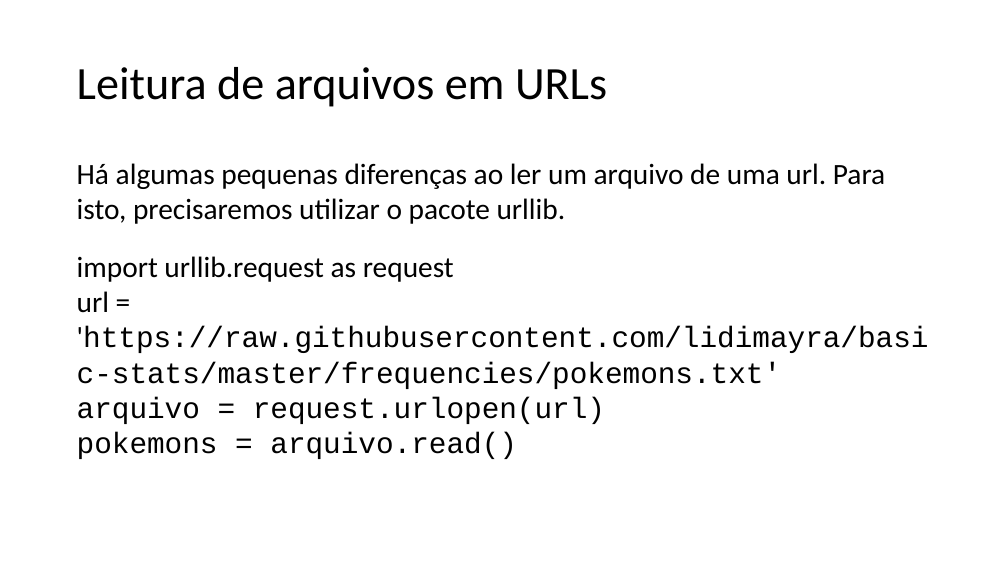
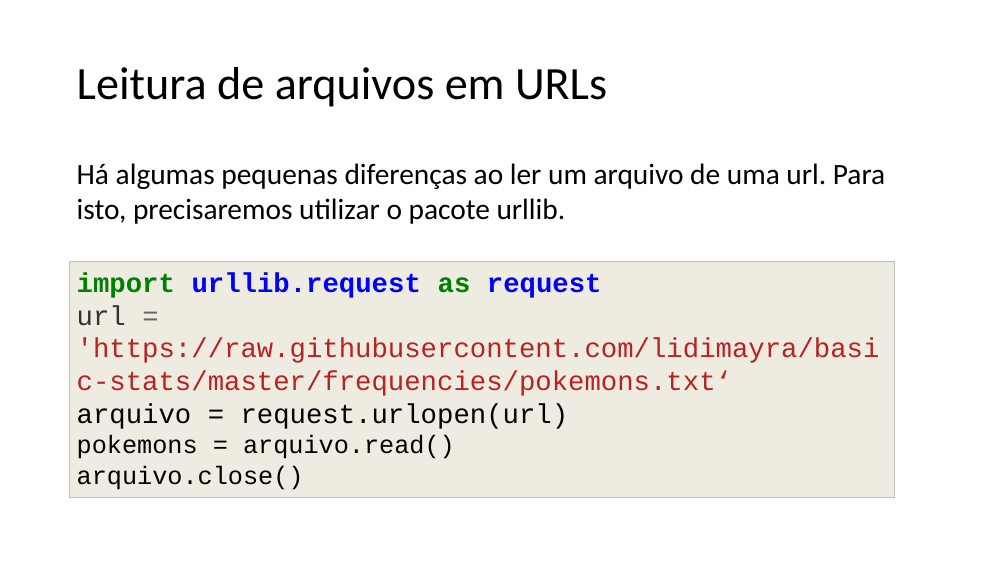
Before and after one commit to lidimayra/basic-stats, a slide deck: slide 10 of presentation.pptx. Drawn at 1008x567 pixels with LibreOffice and Linux fonts; fonts in the diff are those of the drawing. Boxes give left, top, right and bottom in pixels: in the first picture for what was removed or moved away, otherwise in the second. Text is boxed around its words. In the diff, an @@ line names an element or a change of style, - is before the commit and + after.

```diff
--- a/presentation.pptx
+++ b/presentation.pptx
@@ rectangle added at box(70, 262, 895, 498), fill #EEECE1, outline #BFBFBF 0.75 pt, 26 pt, text #BA2121 @@
+import urllib.request as request
+url = 'https://raw.githubusercontent.com/lidimayra/basic-stats/master/frequencies/pokemons.txt‘
+arquivo = request.urlopen(url)
+pokemons = arquivo.read()
+arquivo.close()
@@ text at box(77, 256, 929, 459): paragraphs removed @@
-import urllib.request as request
-url = 'https://raw.githubusercontent.com/lidimayra/basic-stats/master/frequencies/pokemons.txt'
-arquivo = request.urlopen(url)
-pokemons = arquivo.read()
```
Also in this commit, not shown: 19 other slides changed.
